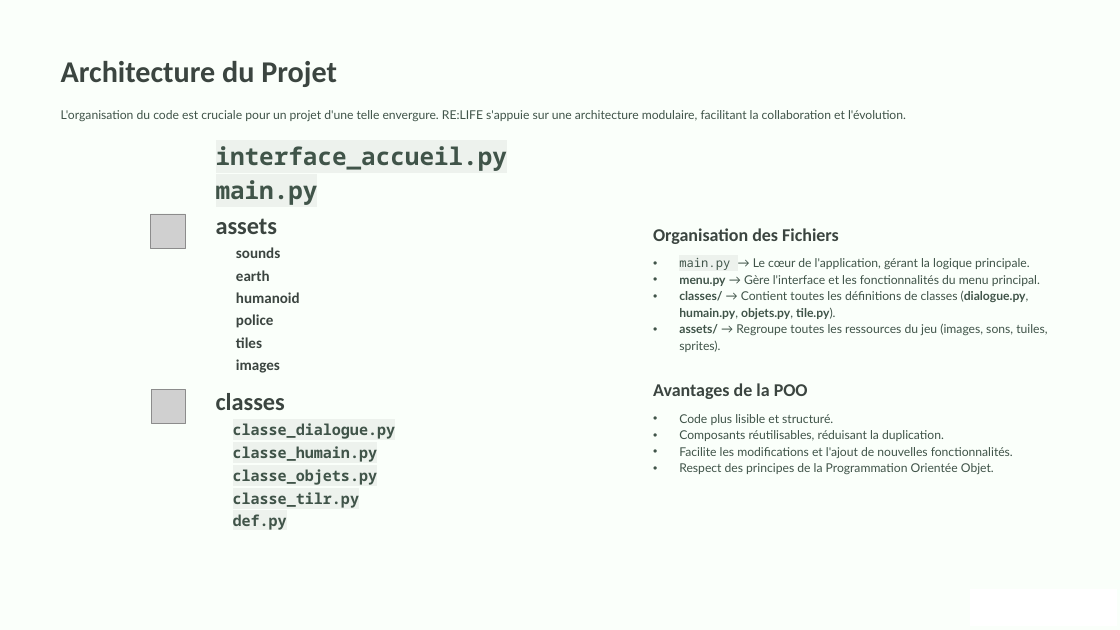
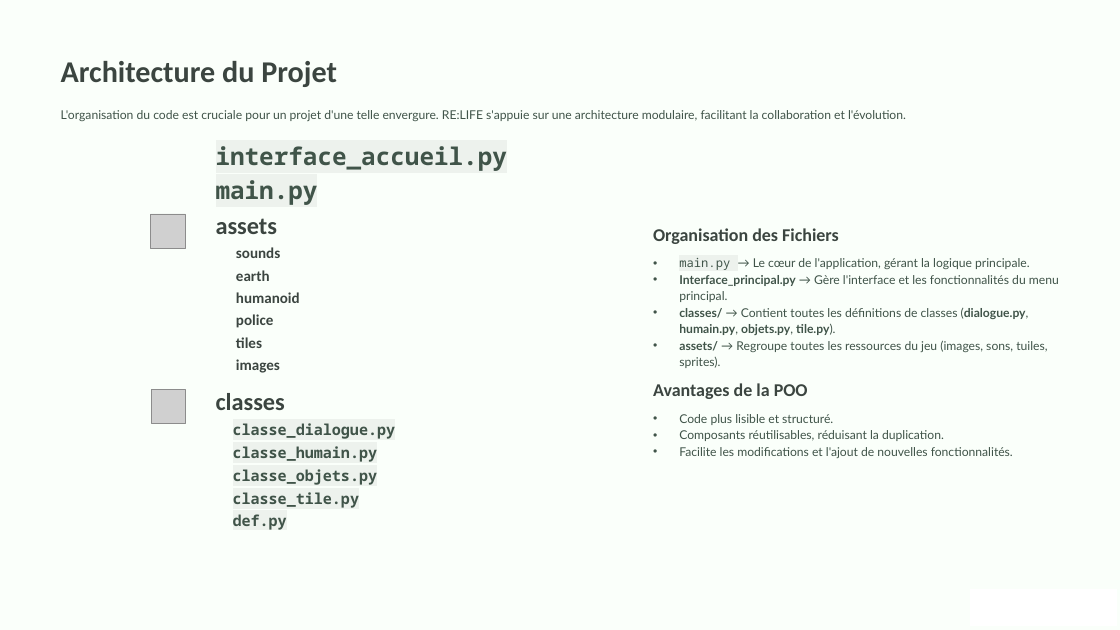
Before and after one commit to Zeussurvival/2025_2026_lndb_nsi_t04_projet2_gp_-1, a slide deck: slide 2 of RELIFE-Un-Projet-NSI-pour-lEnvironnement.pptx. Drawn at 1120x630 pixels with LibreOffice and Linux fonts; fonts in the diff are those of the drawing; grey boxes stand for pictures; background and template pictures are left out. Boxes give left, top, right and bottom in pixels: in the first picture for what was removed or moved away, otherwise in the second. Text is boxed around its words. In the diff, an @@ line names an element or a change of style, - is before the commit and + after.

```diff
--- a/RELIFE-Un-Projet-NSI-pour-lEnvironnement.pptx
+++ b/RELIFE-Un-Projet-NSI-pour-lEnvironnement.pptx
@@ text at (679, 275, 1059, 302): text changed @@
-• menu.py → Gère l'interface et les fonctionnalités du menu principal.
+• Interface_principal.py → Gère l'interface et les fonctionnalités du menu principal.
@@ text at (679, 463, 994, 474): paragraph removed @@
-• Respect des principes de la Programmation Orientée Objet.
@@ text at (233, 492, 359, 508): text changed @@
-classe_tilr.py
+classe_tile.py
```
Also in this commit, not shown: 2 other slides changed, 1 other file.
